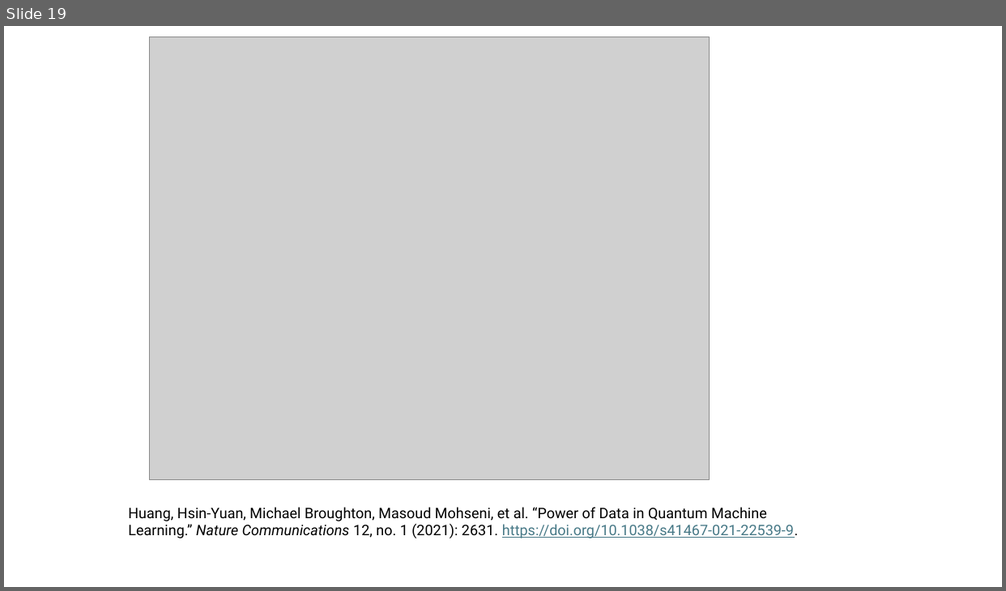
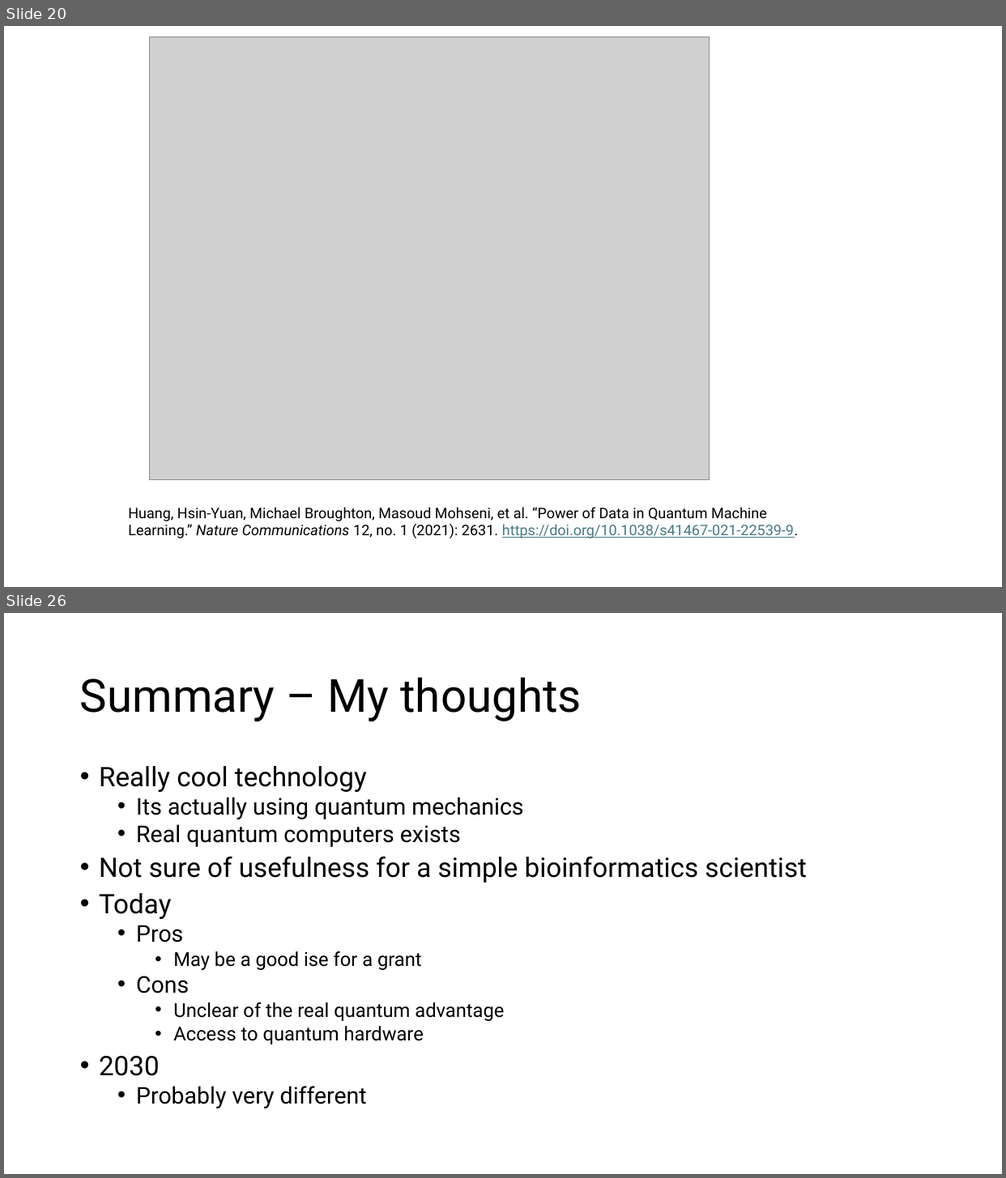
Before and after one commit to aebergl/Presentations, a slide deck: QuantumComputing.pptx. Shown one above the other, each under a label of ours: slide 19 before the commit, slides 20 and 26 after it; the slides between them are not shown. The pictures are 1006x591 and 1006x1178 pixels, drawn with LibreOffice and Linux fonts; fonts in the diff are those of the drawing; grey boxes stand for pictures. Boxes give left, top, right and bottom in pixels: in the first picture for what was removed or moved away, otherwise in the second. Text is boxed around its words. In the diff, an @@ line names an element or a change of style, - is before the commit and + after.

```diff
--- a/QuantumComputing.pptx
+++ b/QuantumComputing.pptx
@@ slide 26 added at (4, 613, 1002, 1174), background #FFFFFF @@
@@ title added at (80, 677, 582, 722), 44 pt, text #000000 @@
+Summary – My thoughts
@@ text added at (99, 766, 807, 1109), 22.2 pt, text #000000 @@
+• Really cool technology
+  • Its actually using quantum mechanics
+  • Real quantum computers exists
+• Not sure of usefulness for a simple bioinformatics scientist
+• Today
+  • Pros
+    • May be a good ise for a grant
+  • Cons
+    • Unclear of the real quantum advantage
+    • Access to quantum hardware
+• 2030
+  • Probably very different
@@ what was slide 19 is now slide 20 @@
```
Also in this commit, not shown: 6 slides changed, 9 other slides added, 4 slides removed, 1 other file.
